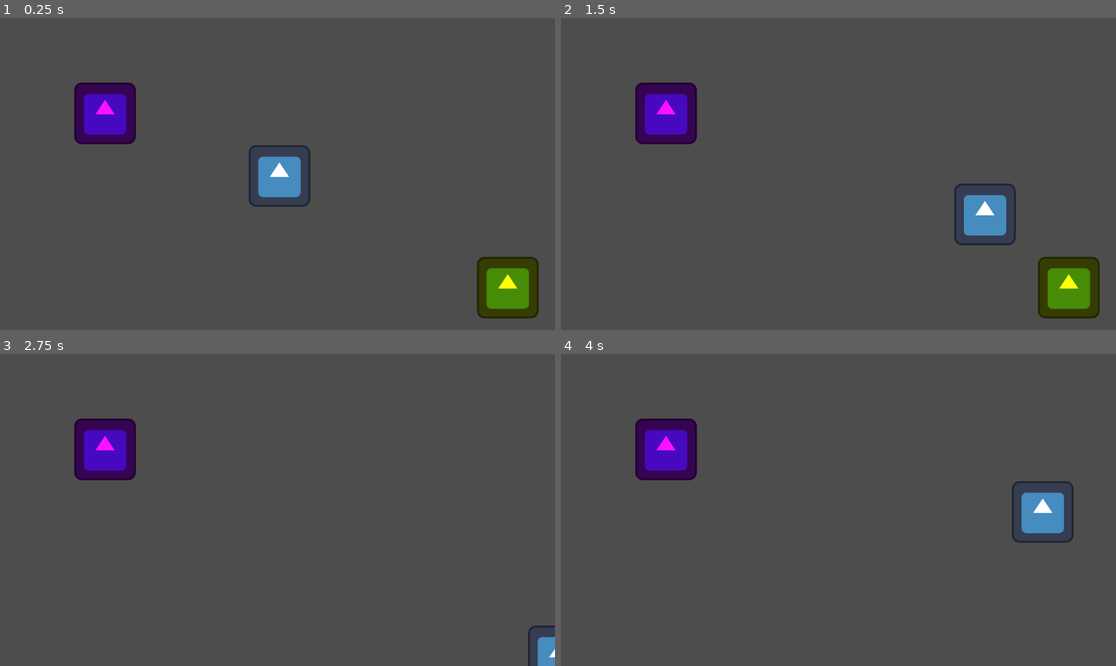
Above: before the commit, frames 1-4 (two rows, left to right).
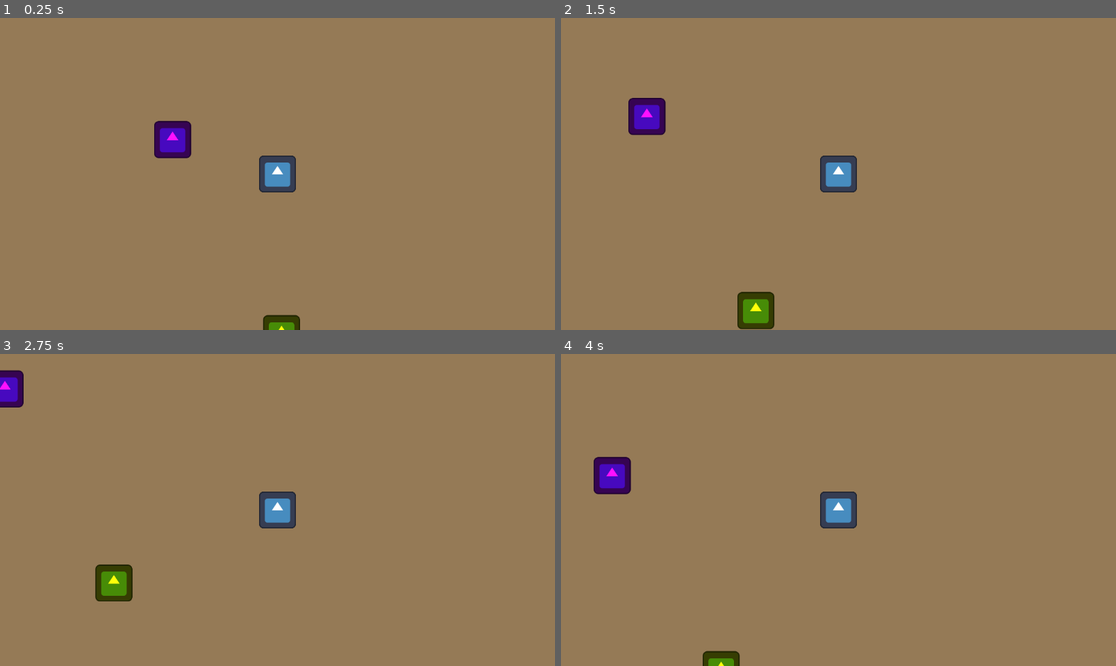
Above: after the commit, the same moments.

Repository: ianMonteiro07/Garimpo-game
Game: Godot game, scene res://main.tscn
The game is run twice, just before and just after one commit, with the same random seed, the same clock (stepped at 60 frames per second) and the same inputs. The engine's default icon, where the game draws it, is replaced by a stand-in: a white triangle on a blue panel in a dark square.
Inputs:
- Up to frame 1 (0.25 s): no input
- Up to frame 2 (1.5 s): tap Enter at 0.5 s; hold Right (ui_right) 0.53-1.28 s; hold Down (ui_down) from 1.28 s (still down)
- Up to frame 3 (2.75 s): release Down (ui_down) at 2.03 s; hold Right (ui_right) from 2.03 s (still down)
- Up to frame 4 (4 s): release Right (ui_right) at 2.78 s; hold Up (ui_up) 2.78-3.53 s; hold Left (ui_left) from 3.53 s (still down)

The runs differ from the first frame. In frame 1, 100% of the frame differs, in the area x 0-100%, y 0-100%; in frame 2, 99%; in frame 3, 100%; in frame 4, 100%.

Commit message:
feat: implementa algoritmo da mochila e painel de resultados na UI. Closes #4

Diff:
--- a/disco.gd
+++ b/disco.gd
@@ -1,12 +1,21 @@
 extends Area2D
+
+# O @export faz as variáveis aparecerem no painel Inspetor
+@export var nome_disco: String = "Vinicius de Moraes"
+@export var peso: int = 1
+@export var valor: int = 50
 
 func _on_body_entered(body):
 	if body.name == "Player":
-		# Adiciona o disco na lista do jogador
-		body.inventario.append("Disco do Vinicius de Moraes")
+		# Cria um dicionário com os dados reais do disco
+		var item_coletado = {
+			"nome": nome_disco,
+			"peso": peso,
+			"valor": valor
+		}
 
-		# Mostra no terminal o que tem na bolsa
-		print("Inventário atual: ", body.inventario)
+		# Guarda o dicionário na bolsa do jogador
+		body.inventario.append(item_coletado)
+		print("Coletou: ", nome_disco, " | Tamanho da mochila: ", body.inventario.size())
 
-		# Destrói o nó do disco (faz ele sumir da tela)
 		queue_free()
--- a/main.tscn
+++ b/main.tscn
@@ -6,21 +6,90 @@
 [ext_resource type="PackedScene" uid="uid://coiqqh16cokq0" path="res://disco.tscn" id="4_1bvp3"]
 
 [sub_resource type="RectangleShape2D" id="RectangleShape2D_1bvp3"]
+size = Vector2(131, 131)
 
 [node name="Main" type="Node2D" unique_id=1800816381]
 
+[node name="Chao" type="ColorRect" parent="." unique_id=832092580]
+offset_left = -2984.0
+offset_top = -2685.0
+offset_right = 3036.0
+offset_bottom = 2763.0
+color = Color(0.58431375, 0.47843137, 0.3372549, 1)
+
 [node name="Player" type="CharacterBody2D" parent="." unique_id=1096323695]
-position = Vector2(580, 328)
+position = Vector2(583, 323)
 script = ExtResource("1_0xm2m")
 
 [node name="Sprite2D" type="Sprite2D" parent="Player" unique_id=2119148913]
 texture = ExtResource("2_h2yge")
 
 [node name="CollisionShape2D" type="CollisionShape2D" parent="Player" unique_id=901929133]
+position = Vector2(-0.5, -1.5)
 shape = SubResource("RectangleShape2D_1bvp3")
 
+[node name="Camera2D" type="Camera2D" parent="Player" unique_id=790768305]
+zoom = Vector2(0.6, 0.6)
+
 [node name="NPC" parent="." unique_id=1951759087 instance=ExtResource("3_h2yge")]
-position = Vector2(218, 198)
+position = Vector2(220, 204)
 
 [node name="Disco" parent="." unique_id=987867907 instance=ExtResource("4_1bvp3")]
-position = Vector2(1054, 560)
+position = Vector2(2589, -2315)
+valor = 300
+
+[node name="Disco7" parent="." unique_id=573483547 instance=ExtResource("4_1bvp3")]
+position = Vector2(275, -1975)
+nome_disco = "Jorge Benjor"
+valor = 200
+
+[node name="Disco8" parent="." unique_id=552785754 instance=ExtResource("4_1bvp3")]
+position = Vector2(-695, -608)
+nome_disco = "Alceu Valença"
+valor = 400
+
+[node name="Disco9" parent="." unique_id=1093628874 instance=ExtResource("4_1bvp3")]
+position = Vector2(2027, 2165)
+nome_disco = "Elis Regina"
+valor = 200
+
+[node name="Disco3" parent="." unique_id=1983757367 instance=ExtResource("4_1bvp3")]
+position = Vector2(1603, -976)
+nome_disco = "Djavan"
+valor = 1000
+
+[node name="Disco4" parent="." unique_id=963038637 instance=ExtResource("4_1bvp3")]
+position = Vector2(-2674, -256)
+nome_disco = "Tom Jobim"
+valor = 700
+
+[node name="Disco5" parent="." unique_id=693035656 instance=ExtResource("4_1bvp3")]
+position = Vector2(-2027, 2018)
+nome_disco = "Chico Buarque"
+valor = 800
+
+[node name="Disco6" parent="." unique_id=722441975 instance=ExtResource("4_1bvp3")]
+position = Vector2(-1840, -1623)
+nome_disco = " Gal Costa"
+valor = 950
+
+[node name="Disco2" parent="." unique_id=1783468329 instance=ExtResource("4_1bvp3")]
+position = Vector2(597, 876)
+nome_disco = "Caetano Veloso"
+valor = 500
+
+[node name="UI" type="CanvasLayer" parent="." unique_id=1077397663]
+
+[node name="Panel" type="Panel" parent="UI" unique_id=893067777]
+visible = false
+offset_left = 300.0
+offset_top = 200.0
+offset_right = 700.0
+offset_bottom = 600.0
+
+[node name="Label" type="Label" parent="UI/Panel" unique_id=58138067]
+layout_mode = 0
+offset_left = 54.0
+offset_top = 45.0
+offset_right = 356.0
+offset_bottom = 363.0
--- a/npc.gd
+++ b/npc.gd
@@ -2,4 +2,6 @@
 
 func _on_body_entered(body):
 	if body.name == "Player":
-		print("O jogador encostou no NPC! Pode falar com ele.")
+		print("O Mestre está avaliando o seu garimpo...")
+		# Chama o algoritmo da mochila que está dentro do jogador!
+		body.resolver_mochila()
--- a/player.gd
+++ b/player.gd
@@ -1,14 +1,70 @@
 extends CharacterBody2D
 
 const SPEED = 400.0
+const CAPACIDADE_MAXIMA = 5
+
+var inventario = []
 
 func _physics_process(delta):
+	# Movimentação do jogador
 	var direction = Input.get_vector("ui_left", "ui_right", "ui_up", "ui_down")
-
 	if direction:
 		velocity = direction * SPEED
 	else:
 		velocity = Vector2.ZERO
+	move_and_slide()
 
-	move_and_slide()
-var inventario = []
+	# Opção para fechar o painel ao apertar ESC
+	if Input.is_action_just_pressed("ui_cancel"):
+		var main_node = get_tree().current_scene
+		var painel_ui = main_node.get_node_or_null("UI/Panel")
+		if painel_ui:
+			painel_ui.hide()
+
+func resolver_mochila():
+	var n = inventario.size()
+	if n == 0:
+		print("Sua mochila está vazia!")
+		return
+
+	var matriz = []
+	for i in range(n + 1):
+		var linha = []
+		linha.resize(CAPACIDADE_MAXIMA + 1)
+		linha.fill(0)
+		matriz.append(linha)
+
+	for i in range(1, n + 1):
+		var item = inventario[i - 1]
+		var peso_item = item["peso"]
+		var valor_item = item["valor"]
+		for w in range(1, CAPACIDADE_MAXIMA + 1):
+			if peso_item <= w:
+				matriz[i][w] = max(valor_item + matriz[i - 1][w - peso_item], matriz[i - 1][w])
+			else:
+				matriz[i][w] = matriz[i - 1][w]
+
+	var valor_maximo = matriz[n][CAPACIDADE_MAXIMA]
+	var discos_escolhidos = []
+	var peso_restante = CAPACIDADE_MAXIMA
+	for i in range(n, 0, -1):
+		if matriz[i][peso_restante] != matriz[i - 1][peso_restante]:
+			var item_escolhido = inventario[i - 1]
+			discos_escolhidos.append(item_escolhido["nome"])
+			peso_restante -= item_escolhido["peso"]
+
+	var texto_final = "AVALIAÇÃO DO MESTRE DOS DISCOS\n"
+	texto_final += "--------------------------------------\n"
+	texto_final += "Capacidade da bolsa: " + str(CAPACIDADE_MAXIMA) + " kg\n"
+	texto_final += "Valor máximo alcançado: R$ " + str(valor_maximo) + "\n\n"
+	texto_final += "Discos selecionados:\n"
+	for disco in discos_escolhidos:
+		texto_final += "- " + disco + "\n"
+	texto_final += "\n(Pressione ESC para fechar)"
+
+	var main_node = get_tree().current_scene
+	var painel_ui = main_node.get_node("UI/Panel")
+	var label_ui = main_node.get_node("UI/Panel/Label")
+
+	painel_ui.show()
+	label_ui.text = texto_final
Binary file added: Captura de Tela 2026-06-08 às 20.32.29.png
Not shown, added: Captura de Tela 2026-06-08 às 20.32.29.png.import
